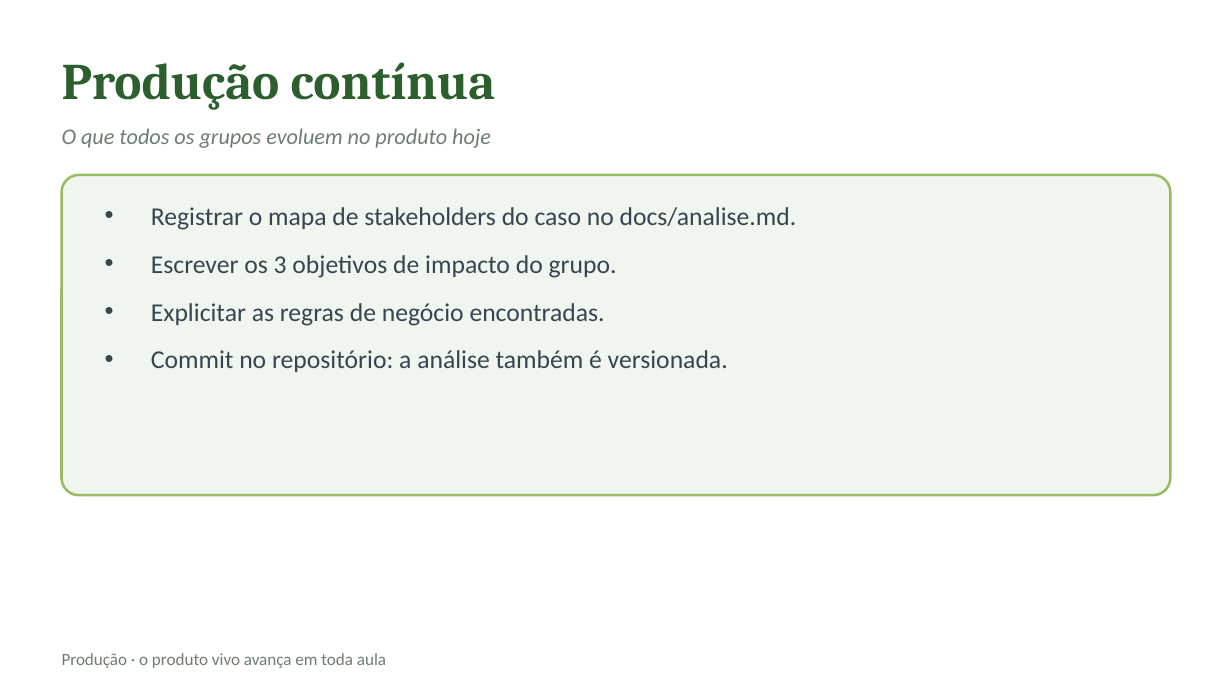
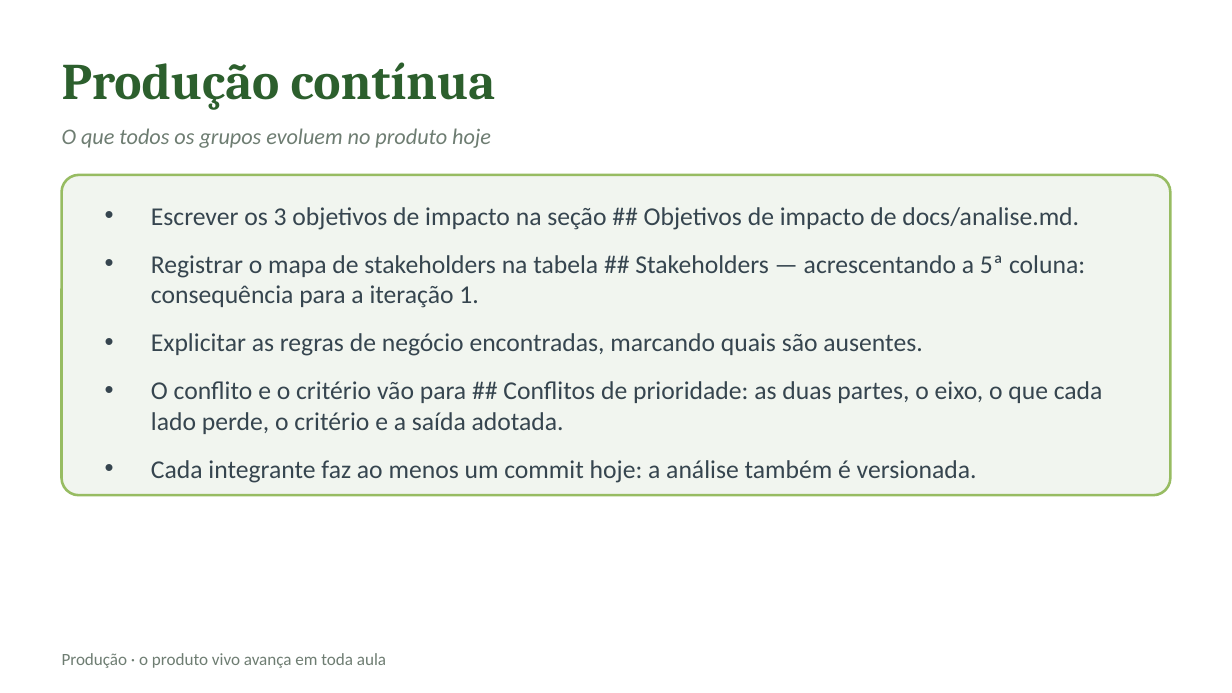
Before and after one commit to CatolicaSC-EngSoft/g1126-analise-projeto-desenvolvimento-agil-alunos, a slide deck: slide 20 of slides/aula-02-stakeholders-objetivos-conflitos.pptx (slide 13 before the commit). Drawn at 1232x693 pixels with LibreOffice and Linux fonts; fonts in the diff are those of the drawing. Boxes give left, top, right and bottom in pixels: in the first picture for what was removed or moved away, otherwise in the second. Text is boxed around its words. In the diff, an @@ line names an element or a change of style, - is before the commit and + after.

```diff
--- a/slides/aula-02-stakeholders-objetivos-conflitos.pptx
+++ b/slides/aula-02-stakeholders-objetivos-conflitos.pptx
@@ text at bbox=[151, 207, 1103, 483]: text changed @@
-• Registrar o mapa de stakeholders do caso no docs/analise.md.
-• Escrever os 3 objetivos de impacto do grupo.
-• Explicitar as regras de negócio encontradas.
-• Commit no repositório: a análise também é versionada.
+• Escrever os 3 objetivos de impacto na seção ## Objetivos de impacto de docs/analise.md.
+• Registrar o mapa de stakeholders na tabela ## Stakeholders — acrescentando a 5ª coluna: consequência para a iteração 1.
+• Explicitar as regras de negócio encontradas, marcando quais são ausentes.
+• O conflito e o critério vão para ## Conflitos de prioridade: as duas partes, o eixo, o que cada lado perde, o critério e a saída adotada.
+• Cada integrante faz ao menos um commit hoje: a análise também é versionada.
```
Also in this commit, not shown: 10 other slides changed, 8 slides added, 1 slide removed, 3 other files.
